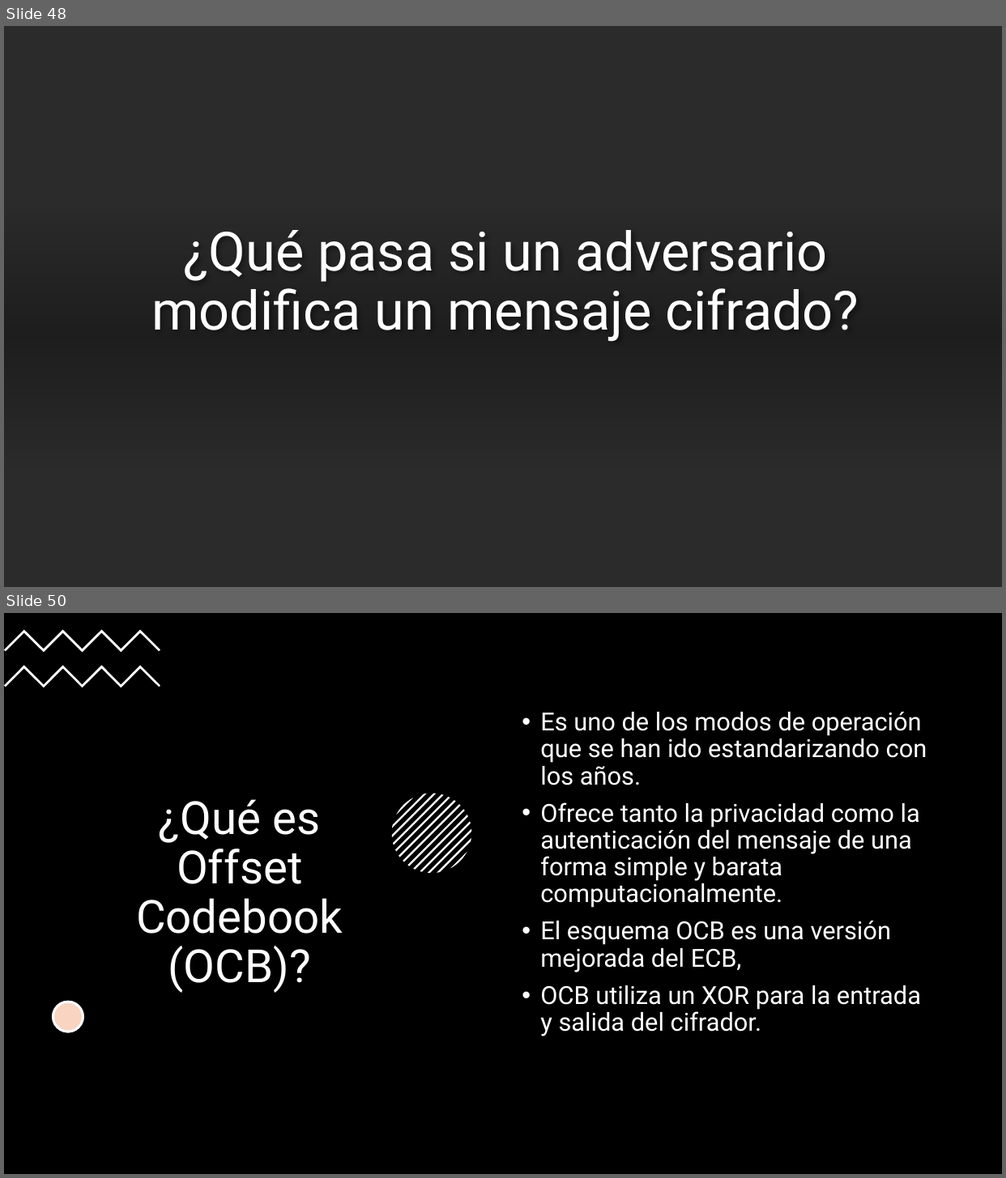
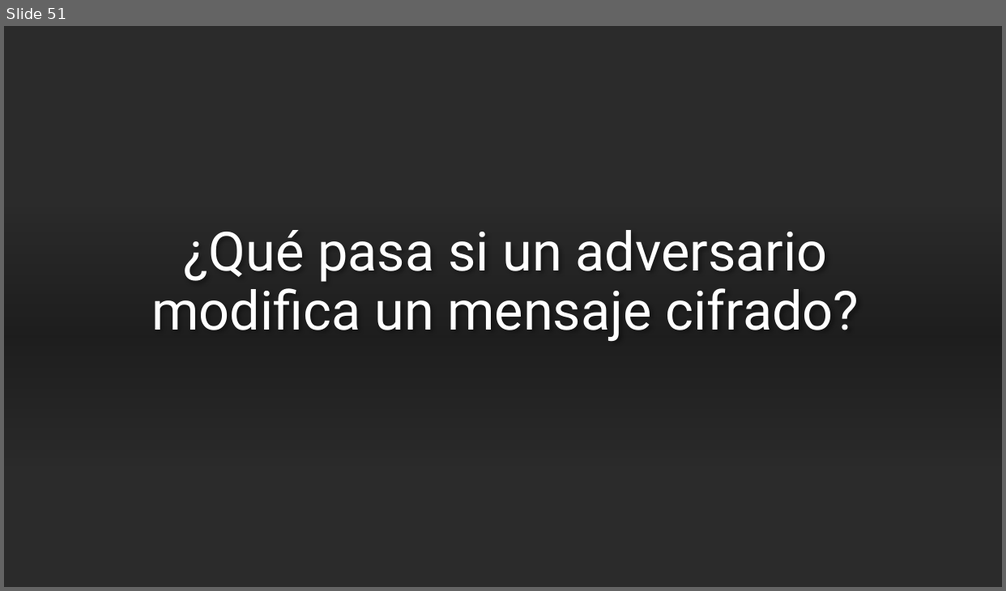
Before and after one commit to AlexPs06/CienciaViva2025-ICAP, a slide deck: Cifrado-Imagenes.pptx. Shown one above the other, each under a label of ours: slides 48 and 50 before the commit, slide 51 after it; the slides between them are not shown. The pictures are 1006x1178 and 1006x591 pixels, drawn with LibreOffice and Linux fonts; fonts in the diff are those of the drawing; background and template pictures are left out; a plain dark background stands for a picture behind light text. Boxes give left, top, right and bottom in pixels: in the first picture for what was removed or moved away, otherwise in the second. Text is boxed around its words. In the diff, an @@ line names an element or a change of style, - is before the commit and + after.

```diff
--- a/Cifrado-Imagenes.pptx
+++ b/Cifrado-Imagenes.pptx
@@ slide 50 removed at <box>4,613,1002,1174</box>, background #FFFFFF @@
@@ rectangle removed at <box>4,613,1002,1174</box> @@
@@ freeform shape removed at <box>4,629,160,652</box> @@
@@ freeform shape removed at <box>4,666,160,688</box> @@
@@ text removed at <box>540,712,927,1037</box> @@
-• Es uno de los modos de operación que se han ido estandarizando con los años.
-• Ofrece tanto la privacidad como la autenticación del mensaje de una forma simple y barata computacionalmente.
-• El esquema OCB es una versión mejorada del ECB,
-• OCB utiliza un XOR para la entrada y salida del cifrador.
@@ title removed at <box>136,799,343,993</box> @@
-¿Qué es Offset Codebook (OCB)?
@@ group removed at <box>392,794,472,874</box>: 13 freeform shapes @@
@@ ellipse removed at <box>53,1003,83,1033</box> @@
@@ ellipse removed at <box>53,1003,83,1033</box> @@
@@ what was slide 48 is now slide 51 @@
```
Also in this commit, not shown: 9 slides changed, 8 slides added, 1 other slide removed, 1 other file.
